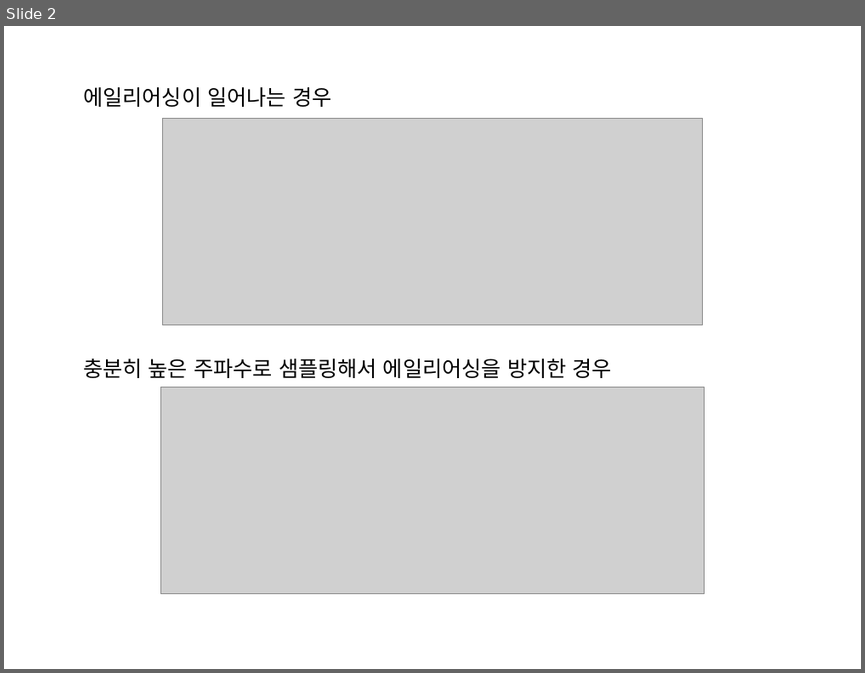
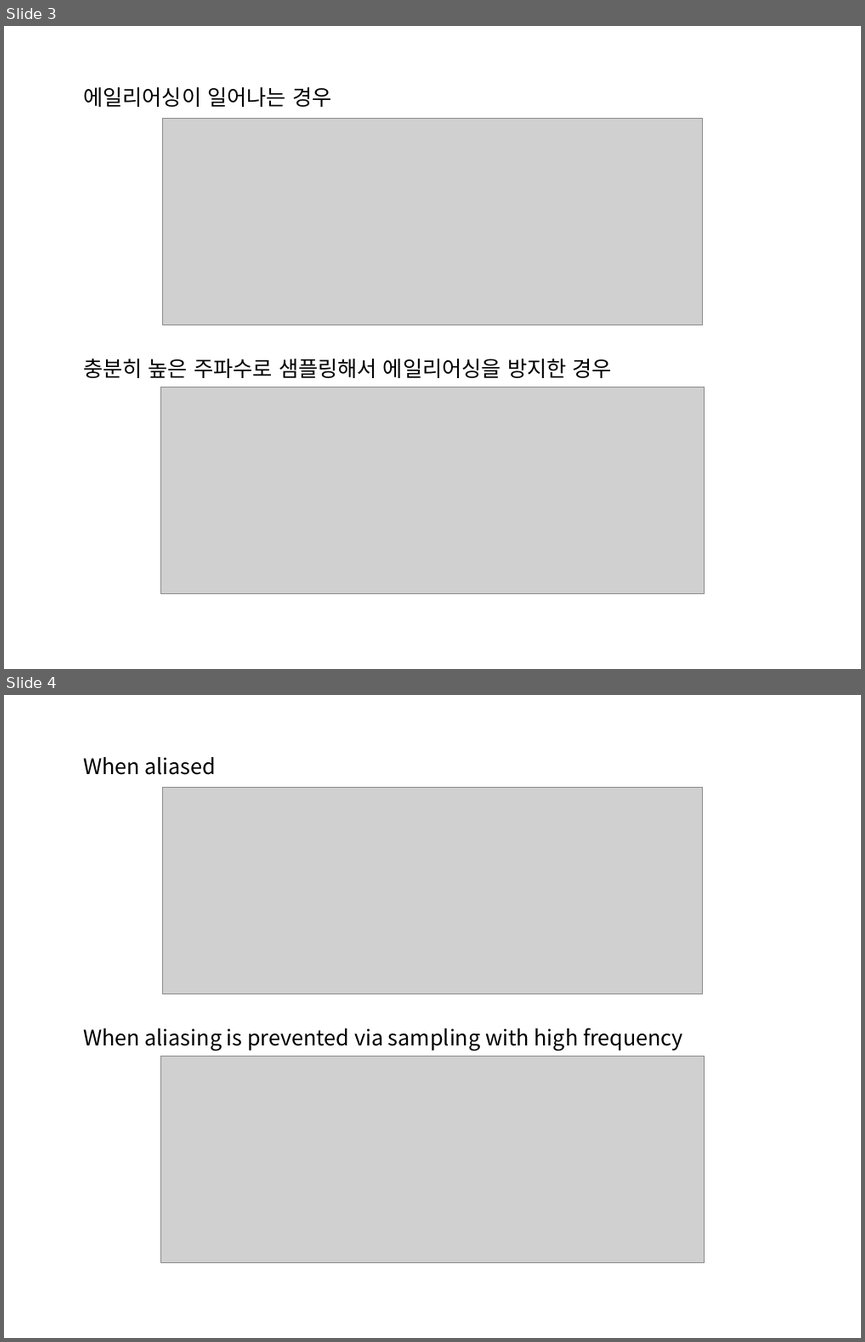
Before and after one commit to answeredbyablemind/answeredbyablemind.github.io, a slide deck: pics/2022-01-14-sampling_CT_to_DT/pics.pptx. Shown one above the other, each under a label of ours: slide 2 before the commit, slides 3 and 4 after it. The pictures are 865x673 and 865x1342 pixels, drawn with LibreOffice and Linux fonts; fonts in the diff are those of the drawing; grey boxes stand for pictures. Boxes give left, top, right and bottom in pixels: in the first picture for what was removed or moved away, otherwise in the second. Text is boxed around its words. In the diff, an @@ line names an element or a change of style, - is before the commit and + after.

```diff
--- a/pics/2022-01-14-sampling_CT_to_DT/pics.pptx
+++ b/pics/2022-01-14-sampling_CT_to_DT/pics.pptx
@@ slide 4 added at (x1=4, y1=695, x2=861, y2=1338), background #FFFFFF @@
@@ group added at (x1=83, y1=757, x2=704, y2=1262): 2 pictures, 2 texts @@
+When aliased
+When aliasing is prevented via sampling with high frequency
@@ what was slide 2 is now slide 3 @@
```
Also in this commit, not shown: 3 other slides added, 20 other files.
